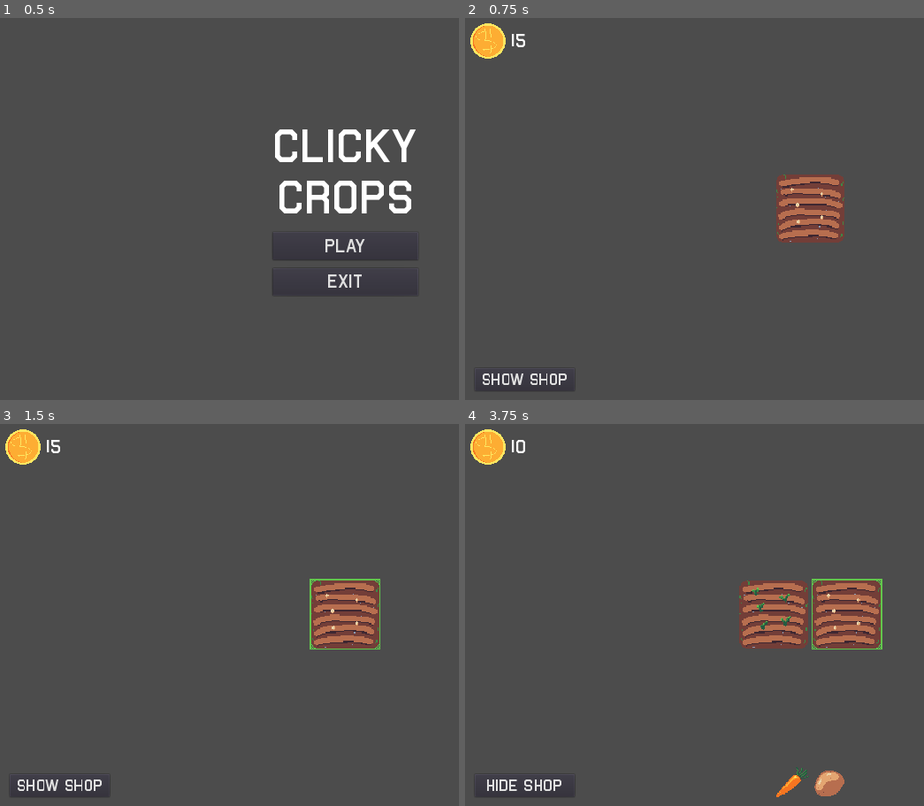
Above: before the commit, frames 1-4 (two rows, left to right).
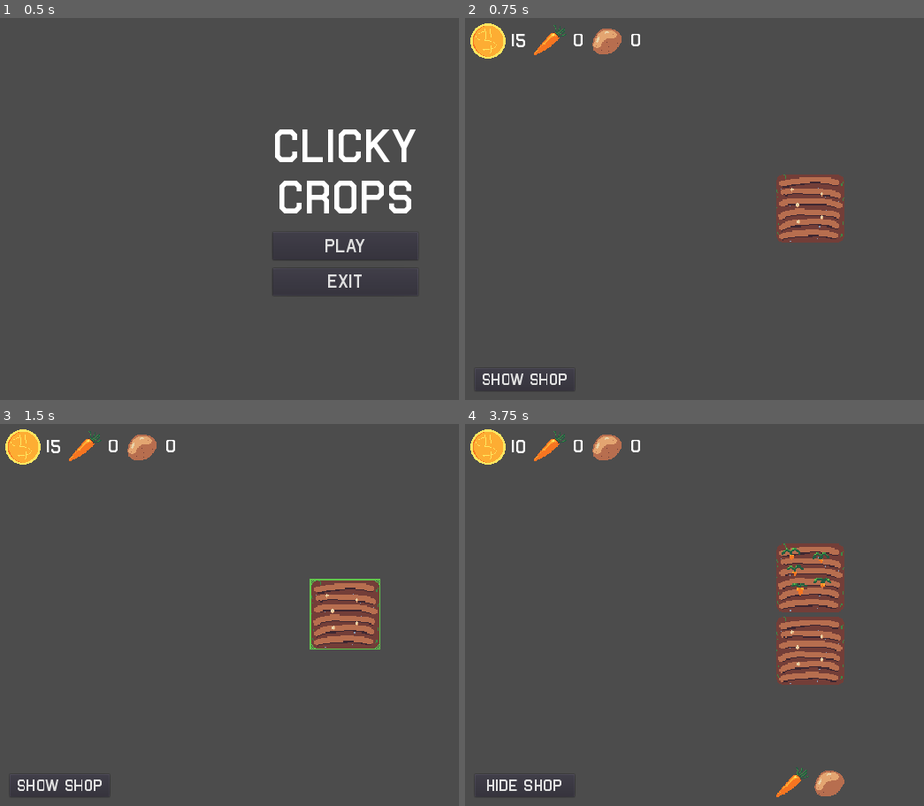
Above: after the commit, the same moments.

Repository: Dr-Diabolical/ClickyCrops
Game: Godot game, scene res://Scenes/MainMenu.tscn
The game is run twice, just before and just after one commit, with the same random seed, the same clock (stepped at 60 frames per second) and the same inputs.
Inputs (mouse positions are in pixels of both pictures, inside the frame that each line leads up to):
- Up to frame 1 (0.5 s): no input
- Up to frame 2 (0.75 s): click "PLAY" at 0.5 s
- Up to frame 3 (1.5 s): click (344, 615) at 1.25 s
- Up to frame 4 (3.75 s): click "SHOW SHOP" at 2 s; click (790, 783) at 2.75 s; click (845, 615) at 3.52 s

Frame 1 is identical in both runs. In frame 2, 0.6% of the frame differs, in the area x 15-39%, y 1-10%; in frame 3, 0.6%; in frame 4, 8.3%, in the area x 15-91%, y 1-69%.

Commit message:
JSON crop data and store cleanup
All the data on each crop is now stored in a crops.json file. The code for the store is now cleaned up and functional alongside the json data.

Diff:
--- /dev/null
+++ b/Data/crops.json
@@ -0,0 +1,20 @@
+{
+	"filename": "crops.json",
+	"version": "1.0.0",
+	"crops": [
+	{
+		"crop_name": "Carrots",
+		"crop_price": 5,
+		"harvest_amount": 5,
+		"grown_stage": 3,
+		"stage_length": 1
+	},
+	{
+		"crop_name": "Potatoes",
+		"crop_price": 10,
+		"harvest_amount": 10,
+		"grown_stage": 5,
+		"stage_length": 3
+	}
+	]
+}
--- a/Scenes/Farm.gd
+++ b/Scenes/Farm.gd
@@ -2,6 +2,13 @@
 
 var initial_plot_amount = 1 # Initial amount of plots
 var plots = [] # Array of plot instances
+
+# Crop data, used to store and access the data on each crop
+var crop_names = []
+var crop_prices = []
+var crop_harvests = []
+var crop_grown_stages = []
+var crop_stage_lengths = []
 
 # Dictionary of resource names and amounts
 var resources = {
@@ -25,40 +32,51 @@
 
 # On ready, Creates initial plots
 func _ready():
+	get_crop_data()
 	starter_plots(initial_plot_amount)
 	update_resource_display()
 
 # Instantiates the inital amount of plots into the plots array
 func starter_plots(amount):
-	update_columns()
 	for i in amount:
 		plots.append(plot.instance())
 		plot_node.add_child(plots[i])
 		plots[i].connect("crop_harvested", self, "add_to_resources")
-		plots[i].fill_plot("Carrots", 5, 3, 2)
+		plots[i].fill_plot(crop_names[0],
+						   crop_harvests[0],
+						   crop_grown_stages[0],
+						   crop_stage_lengths[0])
+	update_columns()
 
 # Adds plot instances to the plots array
-func add_plots(amount, type):
+func add_plot(crop_index):
+	if (plots.size() > 0):
+		plots.append(plot.instance())
+		plot_node.add_child(plots[plots.size() - 1])
+		plots[plots.size() - 1].connect("crop_harvested", self, "add_to_resources")
+		plots[plots.size() - 1].fill_plot(crop_names[crop_index],
+										  crop_harvests[crop_index],
+										  crop_grown_stages[crop_index],
+										  crop_stage_lengths[crop_index])
 	update_columns()
-	for i in amount:
-		plots.append(plot.instance())
-		plot_node.add_child(plots[i + plots.size() - 1])
-		plots[i + plots.size() - 1].connect("crop_harvested", self, "add_to_resources")
-		if (type == "Carrots"):
-			plots[i + plots.size() - 1].fill_plot("Carrots", 5, 3, 2)
-		if (type == "Potatoes"):
-			plots[i + plots.size() - 1].fill_plot("Potatoes", 8, 5, 4)
 
-# For every 2 plots, add a column to the plot node grid
+# Updates the amount of columns depending on the amount of crops
+# Currently hardcoded, will fix soon
 func update_columns():
-	if (plots.size() % 2 == 0):
-		plot_node.columns += 1
+	if (plots.size() == 4):
+		plot_node.columns = 2
+	if (plots.size() == 9):
+		plot_node.columns = 3
+	if (plots.size() == 16):
+		plot_node.columns = 4
+	if (plots.size() == 25):
+		plot_node.columns = 5
 
 # Add the specified amount of resources, and update the display
 func add_to_resources(crop_name, amount):
 	if (resources.has(crop_name)):
 		resources[crop_name] = resources.get(crop_name) + amount
-		resources["Coins"] += 5
+		resources["Coins"] += amount * 2
 		update_resource_display()
 
 # Remove the specified amount of resources, and update the display
@@ -81,11 +99,24 @@
 		button_shop.text = "HIDE SHOP"
 	shop.toggle_shop()
 
-func _on_Shop_buy_crop(crop_name, cost):
-	if (resources["Coins"] >= cost):
-		resources["Coins"] -= cost
-		if (crop_name == "Carrots"):
-			add_plots(1, "Carrots")
-		if (crop_name == "Potatoes"):
-			add_plots(1, "Potatoes")
+# On shop buy button, purchase the respective plot and crop
+func _on_Shop_buy_crop(crop_index):
+	if (resources.get("Coins") >= crop_prices[crop_index]):
+		resources["Coins"] -= crop_prices[crop_index]
+		add_plot(crop_index)
 	update_resource_display()
+
+# Parses the crop data from the crop data json file and stores the data
+# in the crop arrays
+func get_crop_data():
+	var file = File.new()
+	file.open("res://Data/crops.json", file.READ)
+	var text = file.get_as_text()
+	file.close()
+	var crop_data = parse_json(text)
+	for i in crop_data.crops.size():
+		crop_names.append(crop_data.crops[i].crop_name)
+		crop_prices.append(crop_data.crops[i].crop_price)
+		crop_harvests.append(crop_data.crops[i].harvest_amount)
+		crop_grown_stages.append(crop_data.crops[i].grown_stage)
+		crop_stage_lengths.append(crop_data.crops[i].stage_length)
--- a/Scenes/Game.tscn
+++ b/Scenes/Game.tscn
@@ -108,7 +108,6 @@
 }
 
 [node name="CarrotDisplay" type="HBoxContainer" parent="Farm/ResourceDisplay/IconDisplay"]
-visible = false
 margin_left = 104.0
 margin_right = 198.0
 margin_bottom = 64.0
@@ -139,9 +138,8 @@
 }
 
 [node name="PotatoDisplay" type="HBoxContainer" parent="Farm/ResourceDisplay/IconDisplay"]
-visible = false
-margin_left = 104.0
-margin_right = 198.0
+margin_left = 208.0
+margin_right = 302.0
 margin_bottom = 64.0
 mouse_filter = 2
 custom_constants/separation = 10
--- a/Scenes/Plot.gd
+++ b/Scenes/Plot.gd
@@ -1,25 +1,25 @@
 extends TextureButton
 
 var crop_name = "" # Name of the crop planted in the plot
-var crop_amount = 0 # Amount of resources gained from harvesting the crop
+var harvest_amount = 0 # Amount of resources gained from harvesting the crop
 var stage = 0 # The current stage of the crop's growth
 var grown_stage = 0 # # The final stage of the crop's growth
-var seconds_between_stages = 0 # The time in seconds between stages
+var stage_length = 0 # The time in seconds between stages
 var is_grown = false # If the crop is grown or not
 var stage_timer # The timer that handles counting the seconds between stages
 
 # The AnimatedSprites node for handling the sprites of the crops
 onready var crop_sprites = $CropSprites
 
-signal crop_harvested(crop_name, crop_amount)
+signal crop_harvested(crop_name, harvest_amount)
 
 # Adds a crop to the plot, including all the data that is associated with the
 # crop.
-func fill_plot(new_crop_name, new_crop_amount, new_grown_stage, new_seconds_between_stages):
+func fill_plot(new_crop_name, new_harvest_amount, new_grown_stage, new_stage_length):
 	crop_name = new_crop_name
-	crop_amount = new_crop_amount
+	harvest_amount = new_harvest_amount
 	grown_stage = new_grown_stage
-	seconds_between_stages = new_seconds_between_stages
+	stage_length = new_stage_length
 	crop_sprites.animation = new_crop_name
 	crop_sprites.frame = 0
 	create_stage_timer()
@@ -27,10 +27,10 @@
 # Removes all crop info, sets animation info to default, removes the crop timer
 func clear_plot():
 	crop_name = ""
-	crop_amount = 0
+	harvest_amount = 0
 	stage = 0
 	grown_stage = 0
-	seconds_between_stages = 0
+	stage_length = 0
 	is_grown = false
 	crop_sprites.animation = "default"
 	crop_sprites.frame = 0
@@ -46,16 +46,16 @@
 # Resets the crop, and sends harvest info to farm
 func harvest_plot():
 	reset_plot()
-	emit_signal("crop_harvested", crop_name, crop_amount)
+	emit_signal("crop_harvested", crop_name, harvest_amount)
 
 # Creates a timer to handle crop stage changing
 func create_stage_timer():
 	stage_timer = Timer.new()
 	stage_timer.connect("timeout", self, "_on_Stage_Timer_timeout")
-	if (not seconds_between_stages > 0):
+	if (not stage_length > 0):
 		stage_timer.wait_time = 1
 	else:
-		stage_timer.wait_time = seconds_between_stages
+		stage_timer.wait_time = stage_length
 	add_child(stage_timer)
 	stage_timer.start()
 
--- a/Scenes/Shop.gd
+++ b/Scenes/Shop.gd
@@ -4,7 +4,7 @@
 onready var button_carrot = $HBox/ButtonCarrot
 onready var button_potato = $HBox/ButtonPotato
 
-signal buy_crop(crop_name, cost)
+signal buy_crop(crop_index)
 
 # On ready, hide the shop display
 func _ready():
@@ -17,8 +17,10 @@
 	else:
 		self.hide()
 
+# On carrots button press, emit the buy crop signal for carrots
 func _on_ButtonCarrot_pressed():
-	emit_signal("buy_crop", "Carrots", 5)
+	emit_signal("buy_crop", 0)
 
+# On potatoes button press, emit the buy crop signal for potatoes
 func _on_ButtonPotato_pressed():
-	emit_signal("buy_crop", "Potatoes", 10)
+	emit_signal("buy_crop", 1)
